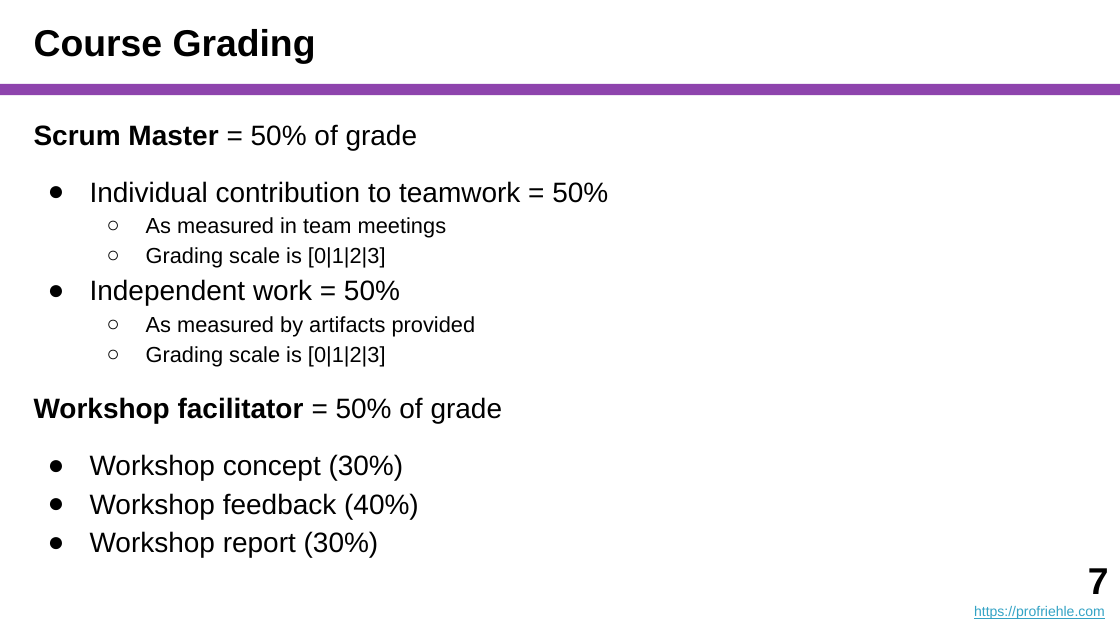
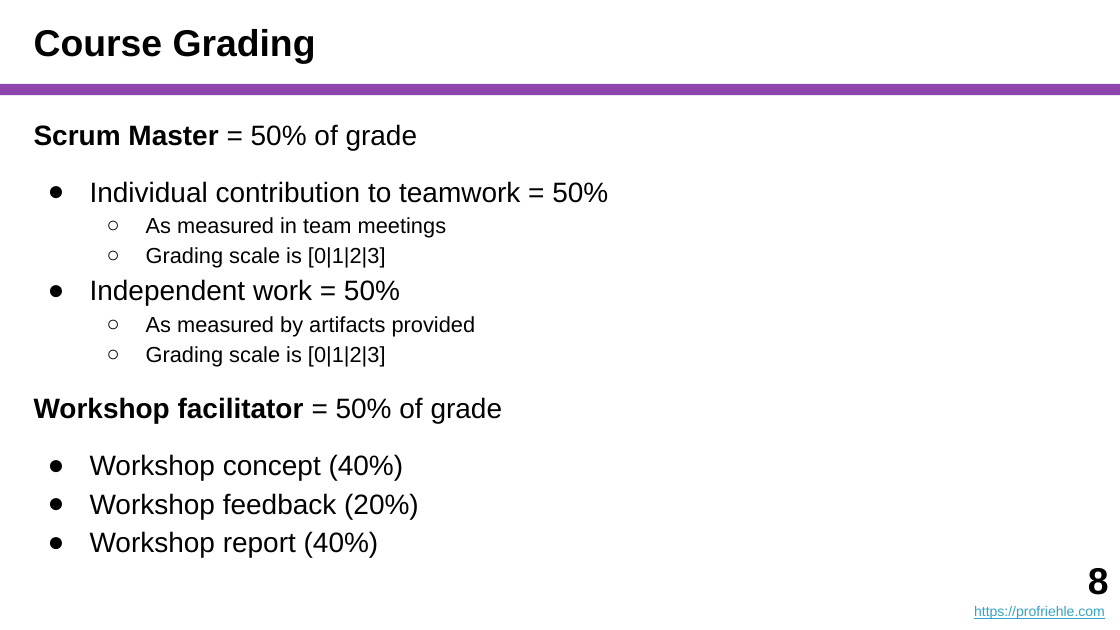
Before and after one commit to dirkriehle/coach-course, a slide deck: slide 8 of Lecture Slides/COACH A01 - Introduction.pptx (slide 7 before the commit). Drawn at 1120x630 pixels with LibreOffice and Linux fonts; fonts in the diff are those of the drawing. Boxes give left, top, right and bottom in pixels: in the first picture for what was removed or moved away, otherwise in the second. Text is boxed around its words. In the diff, an @@ line names an element or a change of style, - is before the commit and + after.

```diff
--- a/Lecture Slides/COACH A01 - Introduction.pptx
+++ b/Lecture Slides/COACH A01 - Introduction.pptx
@@ text at box(90, 454, 419, 557): text changed @@
-● Workshop concept (30%)
-● Workshop feedback (40%)
-● Workshop report (30%)
+● Workshop concept (40%)
+● Workshop feedback (20%)
+● Workshop report (40%)
@@ text at box(1088, 568, 1109, 595): text changed @@
-7
+8
```
Also in this commit, not shown: 5 other slides changed, 1 slide added, 3 other files.
